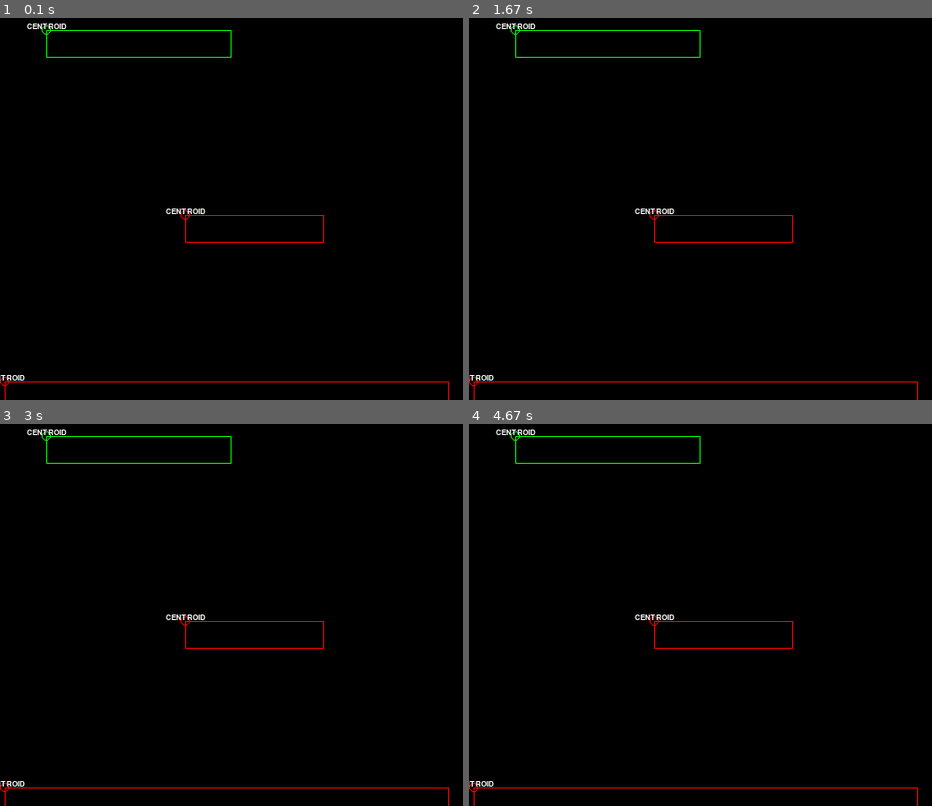
Above: before the commit, frames 1-4 (two rows, left to right).
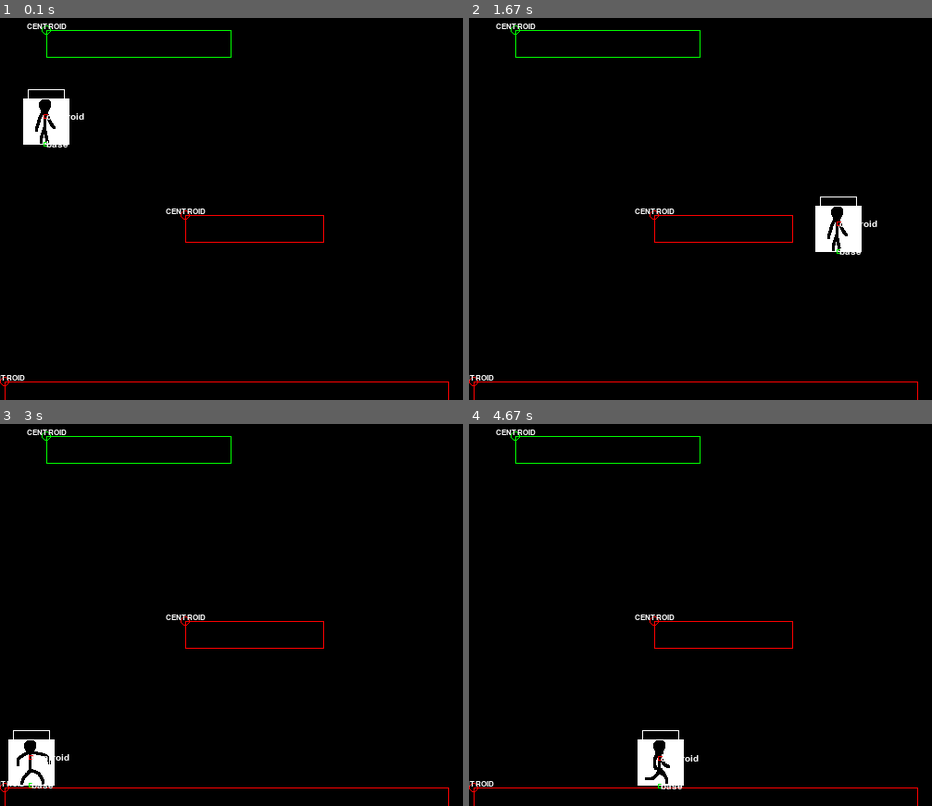
Above: after the commit, the same moments.

Repository: binnev/pygame_sandbox
Game: pygame game, started from platformer/__main__.py
The game is run twice, just before and just after one commit, with the same random seed, the same clock (stepped at 60 frames per second) and the same inputs.
Inputs:
- Up to frame 1 (0.1 s): no input
- Up to frame 2 (1.67 s): hold Right 0.33-0.8 s; hold Up 0.83-1.13 s; hold Right 1.17-1.63 s
- Up to frame 3 (3 s): hold Left 1.67-2.2 s; hold Down 2.23-2.53 s; hold Left 2.57-2.97 s
- Up to frame 4 (4.67 s): hold Up 3-3.37 s; hold Right 3.4-4.03 s; hold Down 4.07-4.43 s; hold Left from 4.47 s (still down)

The runs differ from the first frame. In frame 1, 1.1% of the frame differs, in the area x 5-19%, y 18-34%; in frame 2, 1.1%; in frame 3, 1.1%; in frame 4, 1.1%.

Commit message:
Updated main script.

Diff:
--- a/platformer/__main__.py
+++ b/platformer/__main__.py
@@ -1,7 +1,7 @@
 import pygame
 
 from platformer.conf import SCREEN_WIDTH, SCREEN_HEIGHT
-from platformer.objects import Platform, Entity, SpriteGroup, Blob
+from platformer.objects import Platform, Entity, SpriteGroup, Blob, Character
 
 pygame.init()
 pygame.font.init()
@@ -24,11 +24,12 @@
 Platform(50, 100, 200, 30, can_fall_through=True, groups=sprite_groups),
 Platform(200, 300, 150, 30, can_fall_through=False, groups=sprite_groups),
 Platform(5, 480, 480, 30, can_fall_through=False, groups=sprite_groups),
+sprite_groups = [level.sprite_groups["characters"], level.sprite_groups["all"]]
+Character(x=50, y=200, width=40, height=60, level=level, groups=sprite_groups)
 # level.sprite_groups["enemies"].add(
 #     Entity((0, 255, 255), 400, 400, 50, 50),
 #     Entity((0, 255, 255), 200, 200, 100, 100),
 # )
-# # Character(x=50, y=200, width=40, height=60, level=level, groups=[level.characters])
 # entity = Blob((0, 255, 0),
 #                 0,
 #                 0,
@@ -49,7 +50,7 @@
     window.fill((0, 0, 0))
 
     # ================== action happens here =========================
-    # # check for collision
+    # check for collision
     # if pygame.sprite.spritecollide(entity,
     #                                level.sprite_groups["enemies"],
     #                                dokill=False):
@@ -57,9 +58,7 @@
     #     print("rect collision")
     # else:
     #     entity.color = (0, 255, 0)
-    # for group_name, sprite_group in level.sprite_groups.items():
-    #     if group_name == "characters":
-    #         sprite_group.update(keys)
+    level.sprite_groups["characters"].update(keys)
 
     # ================= draw all sprites ========================
     level.sprite_groups["all"].draw(window)
--- a/platformer/conf.py
+++ b/platformer/conf.py
@@ -5,7 +5,7 @@
 
 # key mapping
 class Keys:
-    JUMP = pygame.K_SPACE
+    JUMP = pygame.K_UP
     LEFT = pygame.K_LEFT
     RIGHT = pygame.K_RIGHT
     UP = pygame.K_UP
--- a/platformer/objects.py
+++ b/platformer/objects.py
@@ -250,6 +250,9 @@
 
     @color.setter
     def color(self, *args, **kwargs):
+        pass
+
+    def update(self):
         pass
 
 class Character(pygame.sprite.Sprite):
@@ -476,7 +479,7 @@
         # todo: optimise this logic
         # todo: add in clause to only land on platforms when moving downwards
         # todo: prevent clipping through solid platforms. Should go somewhere else really.
-        for platform in self.level.platforms:
+        for platform in self.level.sprite_groups["platforms"]:
             # is self within the horizontal bounds of the platform
             # and is self.base.y within a few pixels of the top of the platform?
             # then we're standing on the platform.
